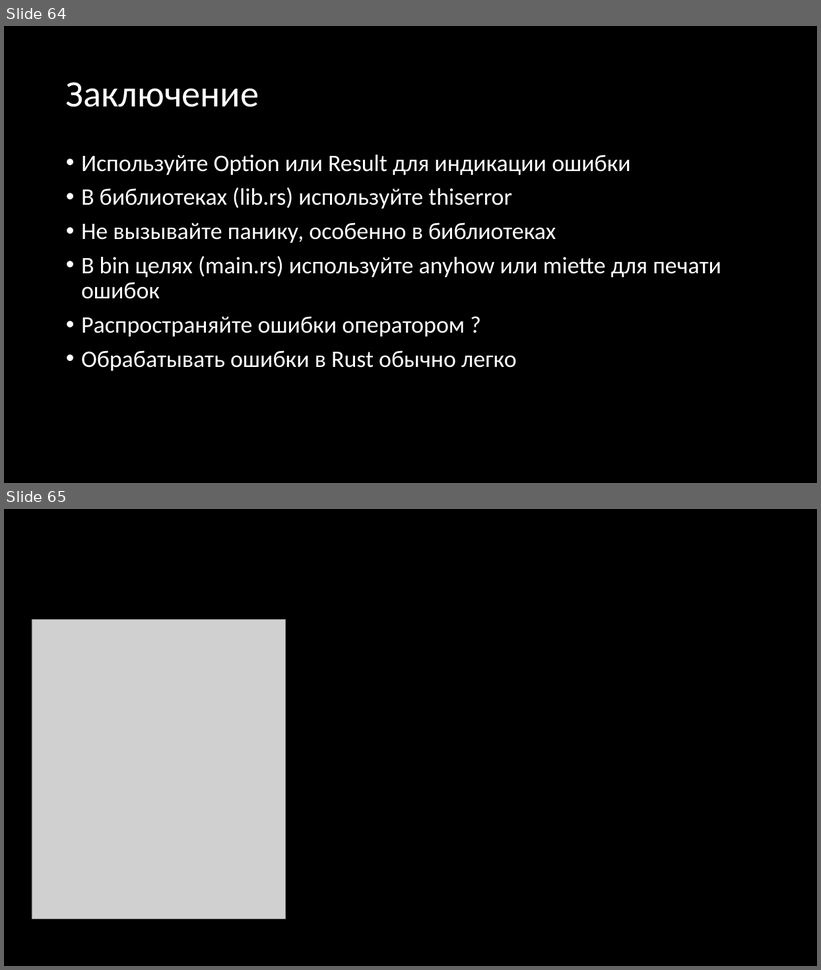
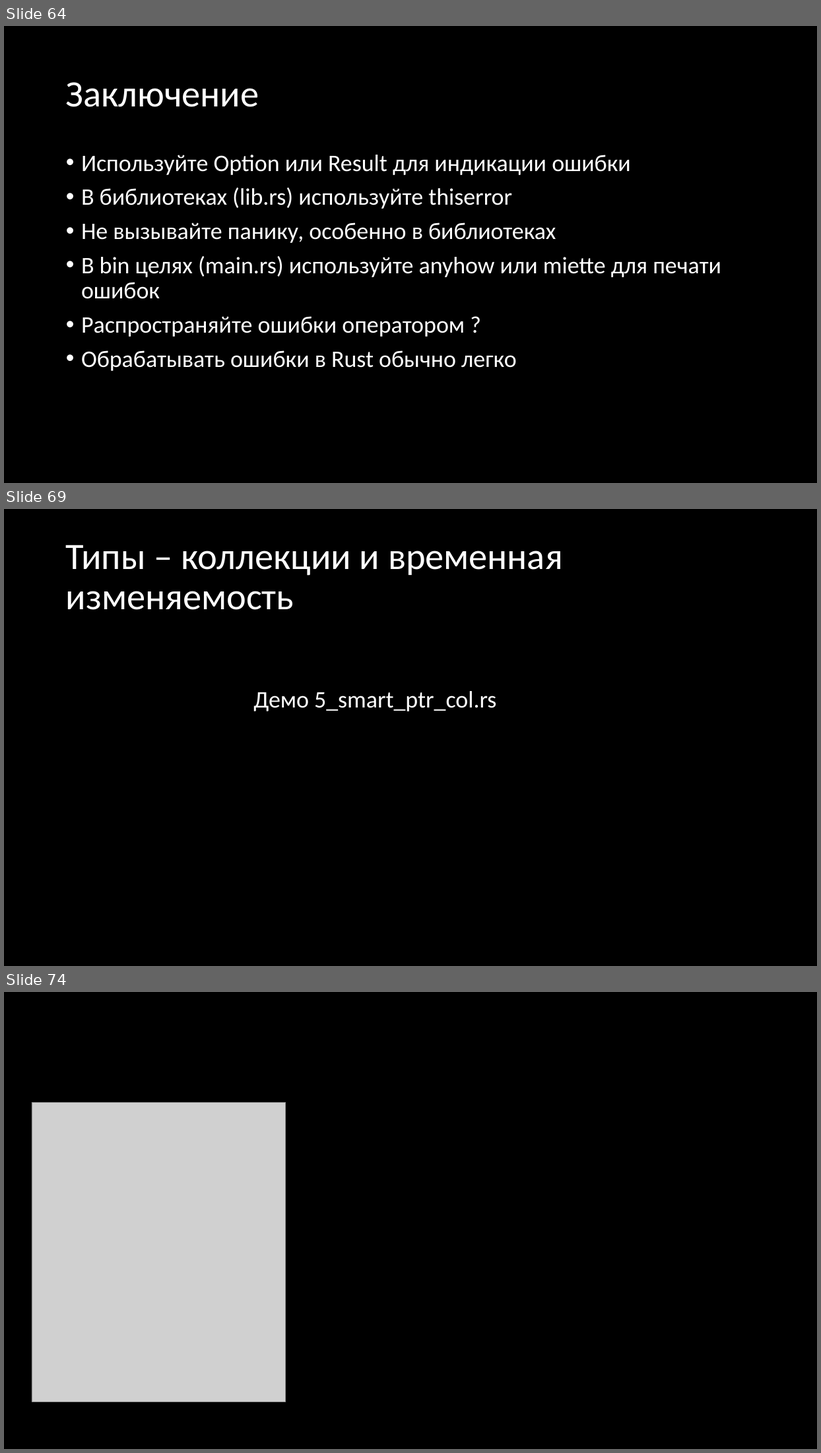
Before and after one commit to Gordon01/learn-rust, a slide deck: keynotes/Rust 2024.pptx. Shown one above the other, each under a label of ours: slides 64 and 65 before the commit, slides 64, 69 and 74 after it; the slides between them are not shown. The pictures are 821x970 and 821x1453 pixels, drawn with LibreOffice and Linux fonts; fonts in the diff are those of the drawing; grey boxes stand for pictures. Boxes give left, top, right and bottom in pixels: in the first picture for what was removed or moved away, otherwise in the second. Text is boxed around its words. In the diff, an @@ line names an element or a change of style, - is before the commit and + after.

```diff
--- a/keynotes/Rust 2024.pptx
+++ b/keynotes/Rust 2024.pptx
@@ slide 69 added at (4, 509, 817, 966), background #000000 @@
@@ title added at (66, 545, 563, 610), 44 pt, text #FFFFFF @@
+Типы – коллекции и временная изменяемость
@@ text added at (253, 691, 496, 712), 28 pt, text #FFFFFF @@
+Демо 5_smart_ptr_col.rs
@@ what was slide 65 is now slide 74 @@
```
Also in this commit, not shown: 8 other slides added, 3 other files.
